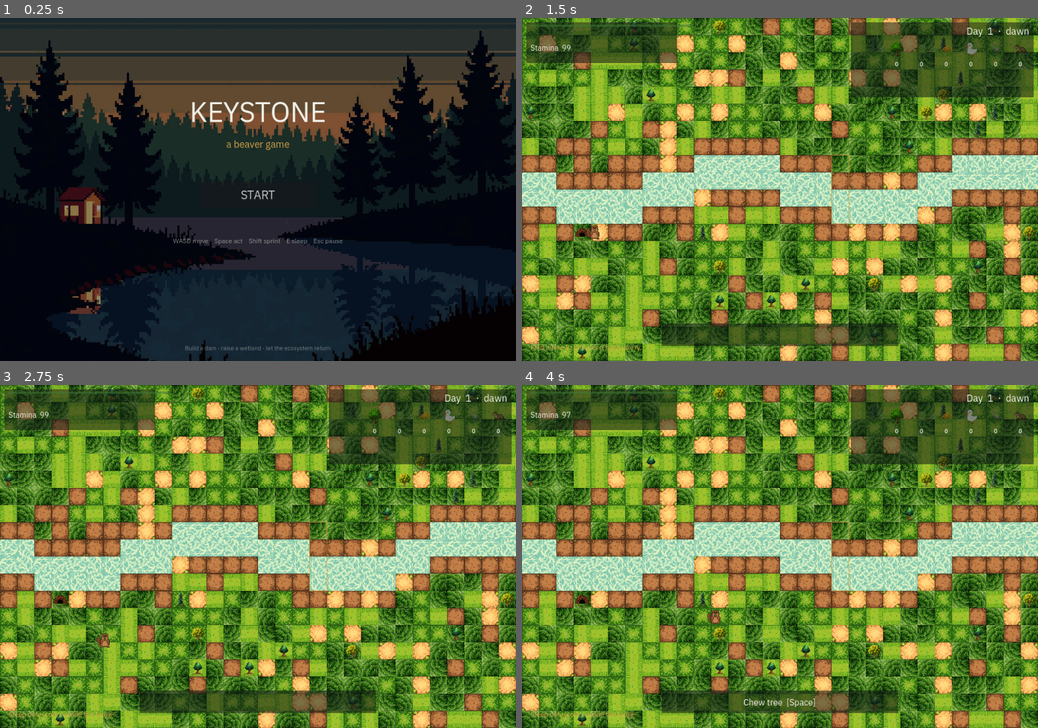
Above: before the commit, frames 1-4 (two rows, left to right).
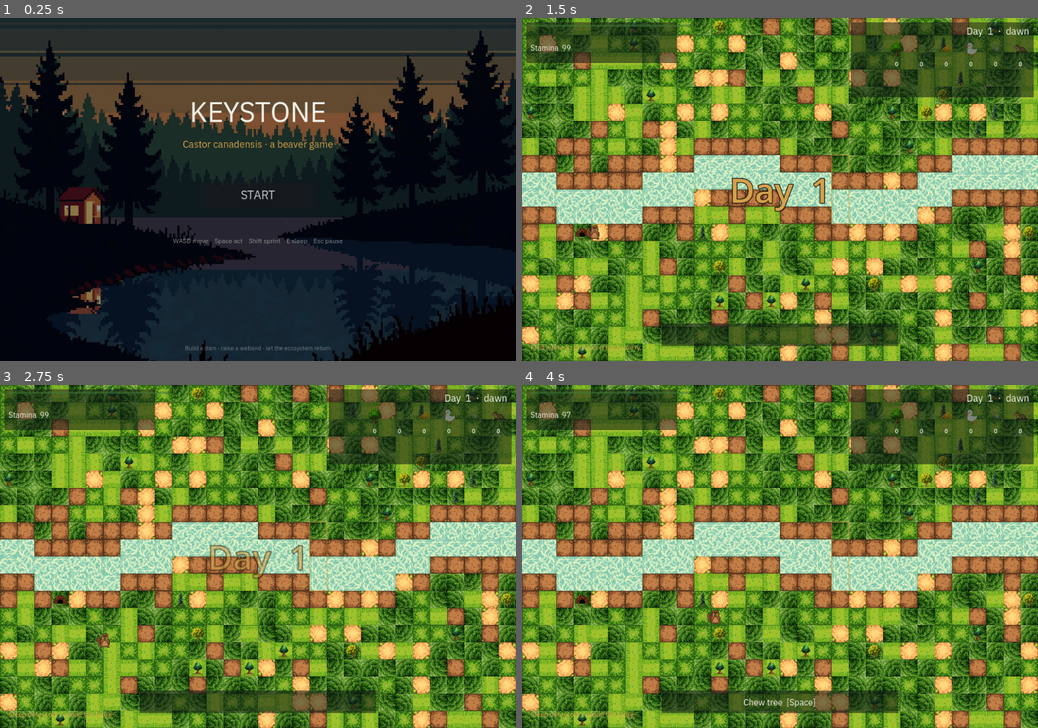
Above: after the commit, the same moments.

Repository: kvmadden/keystone
Game: Godot game, scene res://scenes/TitleScreen.tscn
The game is run twice, just before and just after one commit, with the same random seed, the same clock (stepped at 60 frames per second) and the same inputs.
Inputs:
- Up to frame 1 (0.25 s): no input
- Up to frame 2 (1.5 s): click "START" at 0.5 s; tap Enter at 1.25 s; hold D (move_right) from 1.28 s (still down); tap Space (action) at 1.35 s
- Up to frame 3 (2.75 s): release D (move_right) at 2.03 s; hold S (move_down) from 2.03 s (still down); tap E (sleep) at 2.1 s
- Up to frame 4 (4 s): release S (move_down) at 2.78 s; hold D (move_right) 2.78-3.53 s; hold Shift (sprint) 2.78-3.53 s; hold W (move_up) from 3.53 s (still down); tap Enter at 3.6 s

The runs differ from the first frame. In frame 1, 0.3% of the frame differs, in the area x 35-65%, y 35-39%; in frame 2, 0.6%, in the area x 40-59%, y 46-57%; in frame 3, 0.5%; in frame 4, nothing differs.

Commit message:
polish: scientific framing for the PhD ecologist player
The game's audience is a textbook keystone-species researcher. Lean in.

Title:    "Castor canadensis · a beaver game"
Species:  Each species first-appearance message now includes its
          Latin binomial + a one-sentence ecology note. Examples:
            "Willow (Salix nigra) arrived. Pioneer woody species —
             its roots stabilize the new bank."
            "Heron (Ardea herodias) arrived. Great blue heron —
             apex of the wetland food web has arrived."
          Latin-bearing messages dwell 8s instead of 4s.
Day:      Big "Day N" overlay flashes center-screen on day rollover —
          full opacity for 1.5s, fades over 1.5s.
Win:      "Six trophic levels held for three consecutive days. Wetland
          integrity stable — the pond will outlive you."
Lose:     "Without the engineer, the wetland reverts."

Diff:
--- a/scenes/TitleScreen.tscn
+++ b/scenes/TitleScreen.tscn
@@ -46,7 +46,7 @@
 [node name="Subtitle" type="Label" parent="Center"]
 theme_override_fonts/font = ExtResource("2")
 theme_override_font_sizes/font_size = 18
-text = "a beaver game"
+text = "Castor canadensis · a beaver game"
 horizontal_alignment = 1
 
 [node name="Spacer1" type="Control" parent="Center"]
--- a/scripts/hud.gd
+++ b/scripts/hud.gd
@@ -30,10 +30,13 @@
 var _msg_clock := 0.0
 var _species_lights: Dictionary = {}
 var _peak_species_count := 0
+var _day_overlay: Label
+var _day_overlay_t := 0.0
 
 func _ready() -> void:
 	_build_species_panel()
 	_add_hud_backdrops()
+	_build_day_overlay()
 	Game.stamina_changed.connect(_on_stamina)
 	Game.species_changed.connect(_on_species)
 	Game.day_advanced.connect(_on_day)
@@ -59,8 +62,35 @@
 		_msg_clock -= delta
 		if _msg_clock <= 0.0:
 			message_label.text = ""
+	# Day overlay: hold ~1.5s, then fade ~1.5s (t counts 1.0 → 0.0 over 3.0s)
+	if _day_overlay != null and _day_overlay_t > 0.0:
+		_day_overlay_t = max(0.0, _day_overlay_t - delta / 3.0)
+		var t: float = _day_overlay_t
+		var alpha: float = 1.0 if t > 0.5 else t * 2.0
+		_day_overlay.modulate = Color(1, 1, 1, alpha)
 	# Update action prompt every frame
 	prompt_label.text = _build_prompt()
+
+func _build_day_overlay() -> void:
+	_day_overlay = Label.new()
+	_day_overlay.anchor_left = 0.5
+	_day_overlay.anchor_top = 0.5
+	_day_overlay.anchor_right = 0.5
+	_day_overlay.anchor_bottom = 0.5
+	_day_overlay.offset_left = -300.0
+	_day_overlay.offset_top = -60.0
+	_day_overlay.offset_right = 300.0
+	_day_overlay.offset_bottom = 60.0
+	_day_overlay.horizontal_alignment = HORIZONTAL_ALIGNMENT_CENTER
+	_day_overlay.vertical_alignment = VERTICAL_ALIGNMENT_CENTER
+	_day_overlay.add_theme_font_size_override("font_size", 64)
+	_day_overlay.add_theme_color_override("font_color", Game.COL_ACCENT)
+	_day_overlay.add_theme_color_override("font_outline_color", Color(0, 0, 0, 0.85))
+	_day_overlay.add_theme_constant_override("outline_size", 6)
+	_day_overlay.mouse_filter = Control.MOUSE_FILTER_IGNORE
+	_day_overlay.modulate = Color(1, 1, 1, 0)
+	_day_overlay.text = ""
+	add_child(_day_overlay)
 
 func _add_hud_backdrops() -> void:
 	# Insert a translucent dark panel BEHIND the top-left + top-right HUD groups
@@ -178,6 +208,13 @@
 
 func _on_day(d: int) -> void:
 	_refresh_day_label()
+	_show_day_overlay(d)
+
+func _show_day_overlay(d: int) -> void:
+	if _day_overlay == null:
+		return
+	_day_overlay.text = "Day  %d" % d
+	_day_overlay_t = 1.0
 
 func _on_phase(_p: int, _t: float) -> void:
 	_refresh_day_label()
@@ -187,7 +224,8 @@
 
 func _on_message(t: String) -> void:
 	message_label.text = t
-	_msg_clock = 4.0
+	# Ecology messages with Latin names need longer dwell.
+	_msg_clock = 8.0 if t.find("(") >= 0 else 4.0
 
 func _on_carry(c: bool) -> void:
 	carry_chip.visible = c
@@ -231,12 +269,20 @@
 func _on_win() -> void:
 	win_card.visible = true
 	get_tree().paused = true
-	win_stats.text = "Days survived  %d\nDam segments  %d\nPeak species  %d" % [Game.current_day, Game.dam_segments.size(), _peak_species_count]
+	win_stats.text = (
+		"Six trophic levels held for three consecutive days.\n"
+		+ "Wetland integrity stable — the pond will outlive you.\n\n"
+		+ "Days  %d   ·   Dam  %d segments   ·   Peak species  %d"
+	) % [Game.current_day, Game.dam_segments.size(), _peak_species_count]
 
 func _on_lose(reason: String) -> void:
 	lose_card.visible = true
 	get_tree().paused = true
-	lose_reason.text = reason
+	lose_reason.text = (
+		"%s\n\n"
+		+ "Without the engineer, the wetland reverts.\n"
+		+ "Days held  %d   ·   Peak species  %d"
+	) % [reason, Game.current_day, _peak_species_count]
 
 # Button callbacks (wired in scene)
 func _on_resume_pressed() -> void:
--- a/scripts/species_spawner.gd
+++ b/scripts/species_spawner.gd
@@ -26,6 +26,16 @@
 	"duck":   [Game.Tile.SHALLOW, Game.Tile.DEEP],
 	"heron":  [Game.Tile.SHALLOW, Game.Tile.WETLAND],
 	"otter":  [Game.Tile.DEEP, Game.Tile.SHALLOW],
+}
+
+# Latin binomial + one-line ecology note — fired when a species first appears.
+var species_info := {
+	"willow": ["Salix nigra",         "Pioneer woody species — its roots stabilize the new bank."],
+	"frog":   ["Lithobates pipiens",  "Amphibian indicator — present water is clean enough to breed."],
+	"fish":   ["Lepomis macrochirus", "Bluegill arrive once the pond is deep enough to overwinter."],
+	"duck":   ["Aix sponsa",          "Wood duck — nests in the new shoreline willows."],
+	"heron":  ["Ardea herodias",      "Great blue heron — apex of the wetland food web has arrived."],
+	"otter":  ["Lontra canadensis",   "River otter — only returns once fish populations sustain it."],
 }
 
 func _ready() -> void:
@@ -57,9 +67,11 @@
 
 func _adjust(species_name: String, conditions_met: bool) -> void:
 	if conditions_met:
+		var was_zero: bool = int(Game.species[species_name]) == 0
 		Game.species[species_name] = min(MAX_POP, int(Game.species[species_name]) + 1)
-		if int(Game.species[species_name]) == 1:
-			Game.emit_message("New species: %s" % species_name.capitalize())
+		if was_zero:
+			var info: Array = species_info.get(species_name, [species_name.capitalize(), ""])
+			Game.emit_message("%s (%s) arrived. %s" % [species_name.capitalize(), info[0], info[1]])
 	else:
 		Game.species[species_name] = max(0, int(Game.species[species_name]) - 1)
 
